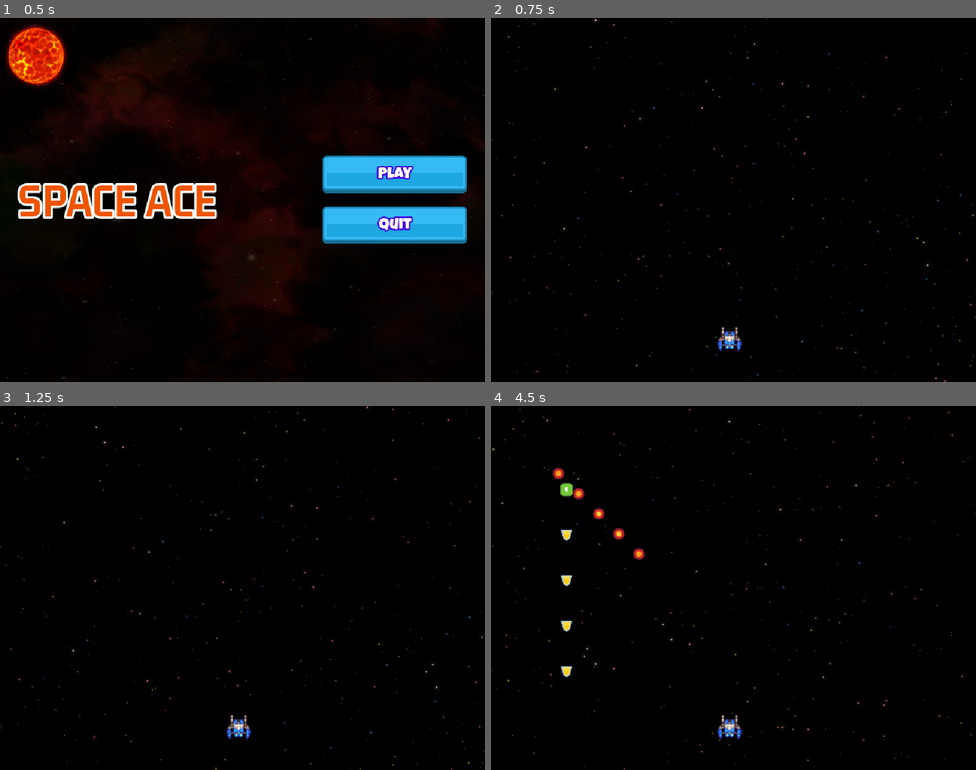
Above: before the commit, frames 1-4 (two rows, left to right).
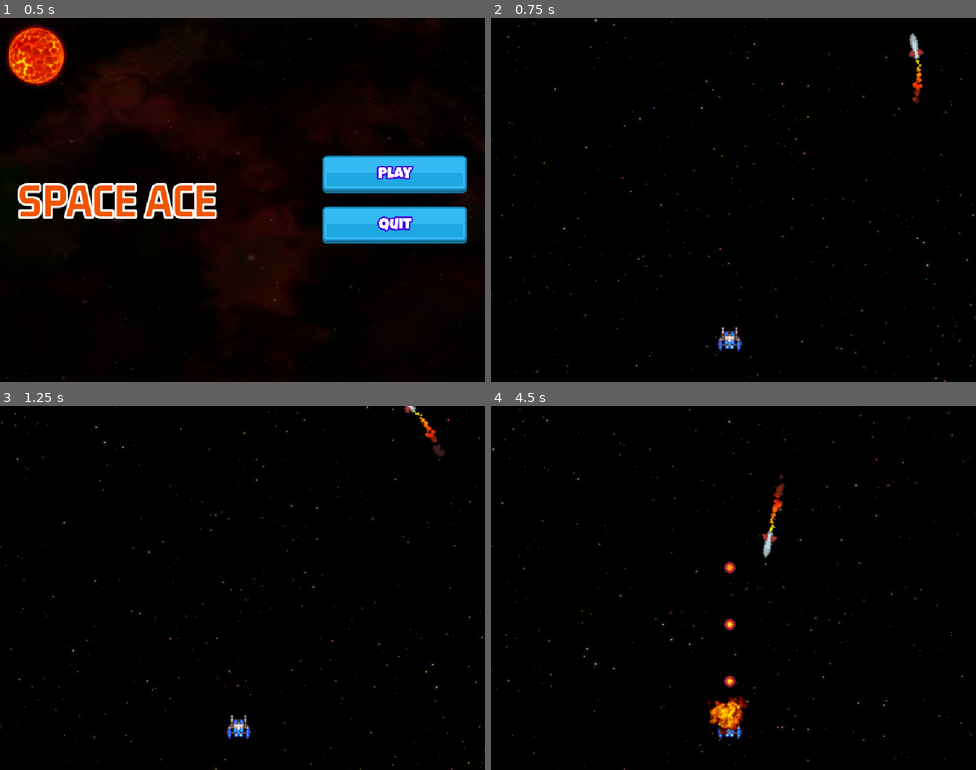
Above: after the commit, the same moments.

Repository: Mathorga/godot_training
Game: Godot game, scene res://Scenes/Main/Main.tscn
Two runs of this game, one before a commit and one after it. Both use one fixed random seed, a clock stepped at 60 frames per second and the inputs below.
Inputs:
- Up to frame 1 (0.5 s): no input
- Up to frame 2 (0.75 s): click "Play" at 0.5 s
- Up to frame 3 (1.25 s): no input
- Up to frame 4 (4.5 s): tap Space (shoot) every 0.75 s from 1.35 to 4.35 s

Frame 1 is identical in both runs. In frame 2, 0.3% of the frame differs, in the area x 86-90%, y 4-24%; in frame 3, 0.2%; in frame 4, 1.7%, in the area x 12-61%, y 16-91%.

Commit message:
Added homing missile

Diff:
--- a/space_ace_starter/Scenes/Level/Level.tscn
+++ b/space_ace_starter/Scenes/Level/Level.tscn
@@ -6,6 +6,7 @@
 [ext_resource type="PackedScene" uid="uid://cs7twesq7bmwk" path="res://Scenes/Player/Player.tscn" id="3_4dwx7"]
 [ext_resource type="PackedScene" uid="uid://c8pkpg6y6ly4y" path="res://Scenes/ObjectMaker/ObjectMaker.tscn" id="4_k2uda"]
 [ext_resource type="AudioStream" uid="uid://t0l7khnjnye0" path="res://assets/sounds/loops/Mercury.wav" id="5_ksici"]
+[ext_resource type="PackedScene" uid="uid://cl1l5dcu8dqwk" path="res://Scenes/homing_missile/homing_missile.tscn" id="7_8gphe"]
 
 [node name="Level" type="Node2D" unique_id=44650437]
 script = ExtResource("1_ksici")
@@ -34,3 +35,6 @@
 stream = ExtResource("5_ksici")
 volume_db = -10.0
 autoplay = true
+
+[node name="HomingMissile" parent="." unique_id=295531684 instance=ExtResource("7_8gphe")]
+position = Vector2(561, 54)
--- a/space_ace_starter/Scenes/Level/level.gd
+++ b/space_ace_starter/Scenes/Level/level.gd
@@ -3,5 +3,10 @@
 func _unhandled_input(_event: InputEvent) -> void:
 	if Input.is_action_just_pressed("shoot"):
 		#SignalHub.emit_create_explosion_requested(Vector2(100.0, 100.0), Explosion.EXPLODE)
-		SignalHub.request_create_rand_power_up(Vector2(100.0, 100.0))
-		SignalHub.request_create_bullet(Vector2(200.0, 200.0), Vector2(-1.0, -1.0), 50.0, BulletBase.BulletType.bomb)
+		#SignalHub.request_create_rand_power_up(Vector2(100.0, 100.0))
+		SignalHub.request_create_bullet(
+			Vector2(315.0, 200.0),
+			Vector2.DOWN,
+			100.0,
+			BulletBase.BulletType.bomb
+		)
--- a/space_ace_starter/Scenes/Player/Player.tscn
+++ b/space_ace_starter/Scenes/Player/Player.tscn
@@ -7,7 +7,7 @@
 radius = 12.0
 
 [node name="Player" type="Area2D" unique_id=925114493]
-collision_mask = 0
+collision_mask = 28
 script = ExtResource("1_s0eop")
 
 [node name="Sprite2D" type="Sprite2D" parent="." unique_id=515631693]
--- a/space_ace_starter/Scenes/bullet/bullet_base.gd
+++ b/space_ace_starter/Scenes/bullet/bullet_base.gd
@@ -17,3 +17,7 @@
 	_dir = direction.normalized()
 	_spd = speed
 	rotate(PI - direction.angle())
+
+func blow_up() -> void:
+	SignalHub.emit_create_explosion_requested(global_position, Explosion.EXPLODE)
+	super()
--- a/space_ace_starter/Scenes/explosion/explosion.tscn
+++ b/space_ace_starter/Scenes/explosion/explosion.tscn
@@ -185,6 +185,7 @@
 }]
 
 [node name="Explosion" type="Node2D" unique_id=1556790760]
+z_index = 1
 script = ExtResource("1_pdvjp")
 
 [node name="Sound" type="AudioStreamPlayer2D" parent="." unique_id=346604217]
--- /dev/null
+++ b/space_ace_starter/Scenes/homing_missile/homing_missile.gd
@@ -0,0 +1,24 @@
+extends Projectile
+class_name HomingMissile
+
+const ROT_SPEED: float = 1.2
+const MOV_SPEED: float = 100.0
+const POINTS: int = 5
+
+var _player_ref: Player
+
+func _ready() -> void:
+	_player_ref = get_tree().get_first_node_in_group(Player.GROUP_NAME)
+	if _player_ref == null:
+		queue_free()
+
+func _process(delta: float) -> void:
+	var dir_to_player: Vector2 = global_position.direction_to(_player_ref.global_position)
+	var angle_to_player: float = (-transform.y).angle_to(dir_to_player)
+	rotate(sign(angle_to_player) * min(abs(angle_to_player), ROT_SPEED * delta))
+	position += (-transform.y) * MOV_SPEED * delta
+
+func blow_up() -> void:
+	ScoreManager.increment_score(POINTS)
+	SignalHub.emit_create_explosion_requested(global_position, Explosion.EXPLODE)
+	super()
--- /dev/null
+++ b/space_ace_starter/Scenes/homing_missile/homing_missile.tscn
@@ -0,0 +1,53 @@
+[gd_scene format=3 uid="uid://cl1l5dcu8dqwk"]
+
+[ext_resource type="PackedScene" uid="uid://bosik8on4sbti" path="res://Scenes/projectile/projectile.tscn" id="1_8ird0"]
+[ext_resource type="Script" uid="uid://bvxn5521qirsl" path="res://Scenes/homing_missile/homing_missile.gd" id="2_k3vt8"]
+[ext_resource type="Texture2D" uid="uid://bqywi64wvxcqj" path="res://assets/lasers/spaceMissiles_040.png" id="2_mc4vy"]
+[ext_resource type="Texture2D" uid="uid://b0hlsmrvemel0" path="res://assets/misc/ParticleDot.png" id="3_p3fmc"]
+
+[sub_resource type="CapsuleShape2D" id="CapsuleShape2D_p3fmc"]
+radius = 5.0
+height = 34.0
+
+[sub_resource type="Curve" id="Curve_p3fmc"]
+_data = [Vector2(0, 0.46410173), 0.0, 0.0, 0, 0, Vector2(0.67994106, 1), 0.0, 0.0, 0, 0]
+point_count = 2
+
+[sub_resource type="Gradient" id="Gradient_p3fmc"]
+offsets = PackedFloat32Array(0, 0.5453125, 0.884375)
+colors = PackedColorArray(1, 1, 0, 1, 0.99359363, 0.17116717, 3.85046e-07, 1, 0.23529412, 0.10980392, 0.10980392, 1)
+
+[node name="HomingMissile" unique_id=295531684 instance=ExtResource("1_8ird0")]
+collision_layer = 4
+collision_mask = 35
+script = ExtResource("2_k3vt8")
+
+[node name="Sprite2D" parent="." index="0" unique_id=1147932865]
+texture = ExtResource("2_mc4vy")
+
+[node name="CollisionShape2D" parent="." index="1" unique_id=2131917831]
+shape = SubResource("CapsuleShape2D_p3fmc")
+
+[node name="OutOfTime" parent="." index="2" unique_id=1826408554]
+life_s = 200.0
+
+[node name="CPUParticles2D" type="CPUParticles2D" parent="." index="4" unique_id=452808031]
+z_index = -1
+position = Vector2(0, 14)
+amount = 48
+texture = ExtResource("3_p3fmc")
+lifetime = 0.25
+lifetime_randomness = 0.3
+emission_shape = 1
+emission_sphere_radius = 3.0
+direction = Vector2(0, 1)
+spread = 5.0
+gravity = Vector2(0, 0)
+initial_velocity_min = 200.0
+initial_velocity_max = 250.0
+linear_accel_min = -150.0
+linear_accel_max = -100.0
+scale_amount_min = 0.1
+scale_amount_max = 0.4
+scale_amount_curve = SubResource("Curve_p3fmc")
+color_ramp = SubResource("Gradient_p3fmc")
Not shown, added: space_ace_starter/Scenes/homing_missile/homing_missile.gd.uid
